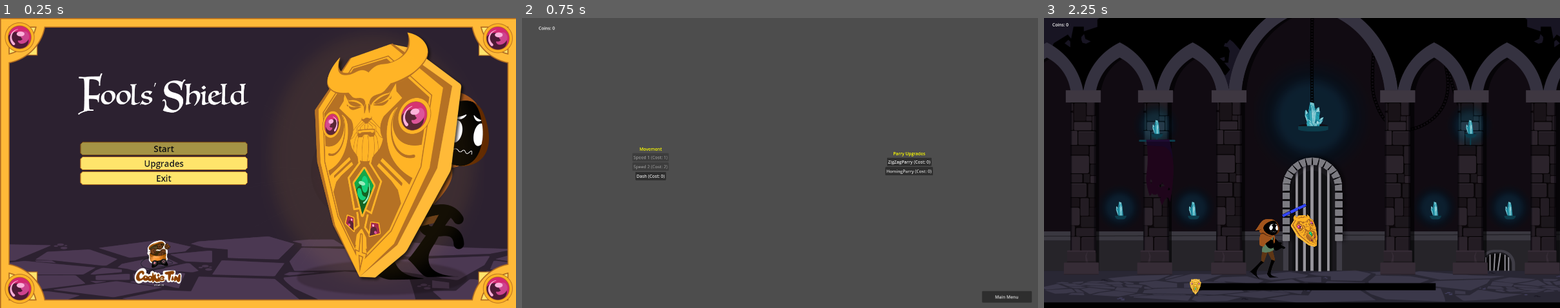
Above: before the commit, frames 1-3 (left to right).
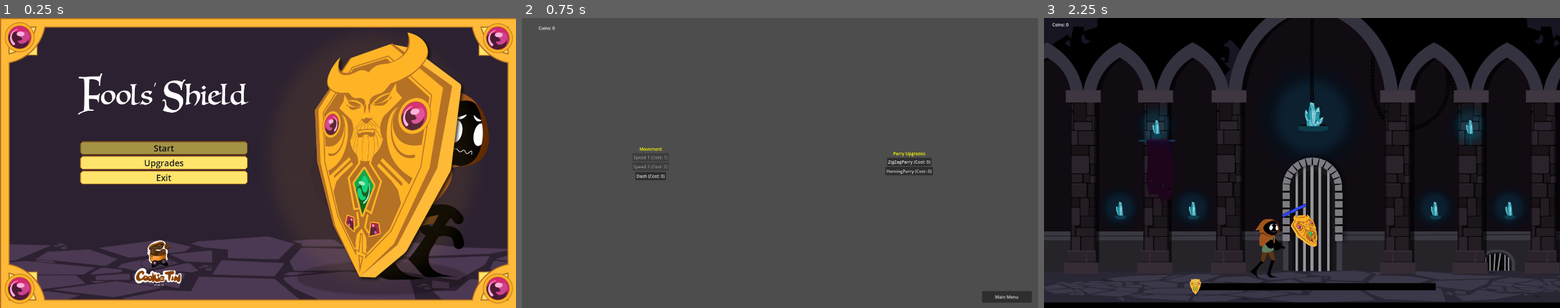
Above: after the commit, the same moments.

Repository: Cookie-Tin-Studios/Heroes-Shield
Game: Godot game, scene res://scenes/menu/main_menu.tscn
Two runs of this game, one before a commit and one after it. Both use one fixed random seed, a clock stepped at 60 frames per second and the inputs below.
Inputs:
- Up to frame 1 (0.25 s): no input
- Up to frame 2 (0.75 s): click "Upgrades" at 0.5 s
- Up to frame 3 (2.25 s): click "Main Menu" at 1.25 s; click "Start" at 2 s

The runs differ from the first frame. In frame 1, 0.9% of the frame differs, in the area x 15-48%, y 42-58%; in frame 2, nothing differs; in frame 3, nothing differs.

Commit message:
fix button hover noise when launching game

Diff:
--- a/scenes/menu/main_menu.tscn
+++ b/scenes/menu/main_menu.tscn
@@ -29,26 +29,22 @@
 size_flags_horizontal = 3
 size_flags_stretch_ratio = 0.28
 
-[node name="VBoxContainer" type="VBoxContainer" parent="HBoxContainer"]
+[node name="main_buttons" type="VBoxContainer" parent="HBoxContainer"]
 layout_mode = 2
 size_flags_horizontal = 3
 size_flags_vertical = 4
 
-[node name="spacer" type="CenterContainer" parent="HBoxContainer/VBoxContainer"]
-layout_mode = 2
-size_flags_vertical = 3
-
-[node name="Start" type="Button" parent="HBoxContainer/VBoxContainer"]
+[node name="Start" type="Button" parent="HBoxContainer/main_buttons"]
 process_mode = 3
 layout_mode = 2
 text = "Start"
 
-[node name="Upgrades" type="Button" parent="HBoxContainer/VBoxContainer"]
+[node name="Upgrades" type="Button" parent="HBoxContainer/main_buttons"]
 layout_mode = 2
 theme = ExtResource("1_1w8d3")
 text = "Upgrades"
 
-[node name="Exit" type="Button" parent="HBoxContainer/VBoxContainer"]
+[node name="Exit" type="Button" parent="HBoxContainer/main_buttons"]
 layout_mode = 2
 theme = ExtResource("1_1w8d3")
 text = "Exit"
@@ -58,9 +54,9 @@
 size_flags_horizontal = 3
 size_flags_stretch_ratio = 1.4
 
-[connection signal="focus_entered" from="HBoxContainer/VBoxContainer/Start" to="." method="_on_start_focus_entered"]
-[connection signal="pressed" from="HBoxContainer/VBoxContainer/Start" to="." method="_on_start_pressed"]
-[connection signal="focus_entered" from="HBoxContainer/VBoxContainer/Upgrades" to="." method="_on_new_game_focus_entered"]
-[connection signal="pressed" from="HBoxContainer/VBoxContainer/Upgrades" to="." method="_on_upgrades_pressed"]
-[connection signal="focus_entered" from="HBoxContainer/VBoxContainer/Exit" to="." method="_on_exit_focus_entered"]
-[connection signal="pressed" from="HBoxContainer/VBoxContainer/Exit" to="." method="_on_exit_pressed"]
+[connection signal="focus_entered" from="HBoxContainer/main_buttons/Start" to="." method="_on_start_focus_entered"]
+[connection signal="pressed" from="HBoxContainer/main_buttons/Start" to="." method="_on_start_pressed"]
+[connection signal="focus_entered" from="HBoxContainer/main_buttons/Upgrades" to="." method="_on_new_game_focus_entered"]
+[connection signal="pressed" from="HBoxContainer/main_buttons/Upgrades" to="." method="_on_upgrades_pressed"]
+[connection signal="focus_entered" from="HBoxContainer/main_buttons/Exit" to="." method="_on_exit_focus_entered"]
+[connection signal="pressed" from="HBoxContainer/main_buttons/Exit" to="." method="_on_exit_pressed"]
--- a/scripts/menu/main_menu.gd
+++ b/scripts/menu/main_menu.gd
@@ -1,13 +1,19 @@
 extends MarginContainer
 
 var playback:AudioStreamPlayback
-@onready var start: Button = $HBoxContainer/VBoxContainer/Start
+@onready var start: Button = $HBoxContainer/main_buttons/Start
 
 
 # Called when the node enters the scene tree for the first time.
 func _ready() -> void:
-	# deferred call makes it more reliable i'm told
-	start.grab_focus.call_deferred()
+	start.grab_focus()
+	for node in $HBoxContainer/main_buttons.get_children():
+		if node is Button:
+			# If the added node is a button we connect to its mouse_entered and pressed signals
+			# and play a sound
+			node.mouse_entered.connect(_play_hover)
+			node.focus_entered.connect(_play_hover)
+			node.pressed.connect(_play_pressed)
 
 func _process(_delta) -> void:
 	#TODO: figure out how to do this without exiting straight from upgrade_menu
@@ -41,12 +47,7 @@
 
 
 func _on_node_added(node:Node) -> void:
-	if node is Button:
-		# If the added node is a button we connect to its mouse_entered and pressed signals
-		# and play a sound
-		node.mouse_entered.connect(_play_hover)
-		node.focus_entered.connect(_play_hover)
-		node.pressed.connect(_play_pressed)
+	pass
 
 
 func _play_hover() -> void:
